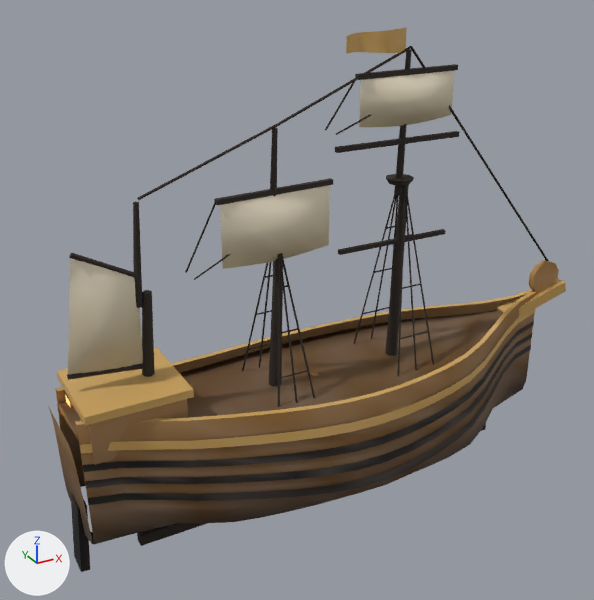
One commit to the glTF model public/pharosville/models/garden-hero-sky.glb: the scene before it, then after it.
Both versions are drawn from a 50 mm camera at (-7.95, -13.29, 10.2) aimed at (-0.46, 0.31, 3.4). The lights are fixed; the arrows at lower left show +X, +Y and +Z. The older version comes first. Where no turn or scale is listed for an object, it has been applied to the vertices. Vertices at exactly the same position are counted once.

Objects in the first picture: 'glow-hull', 'sail-hull', 'spar-hull', 'trim-hull', 'wood-hull'.
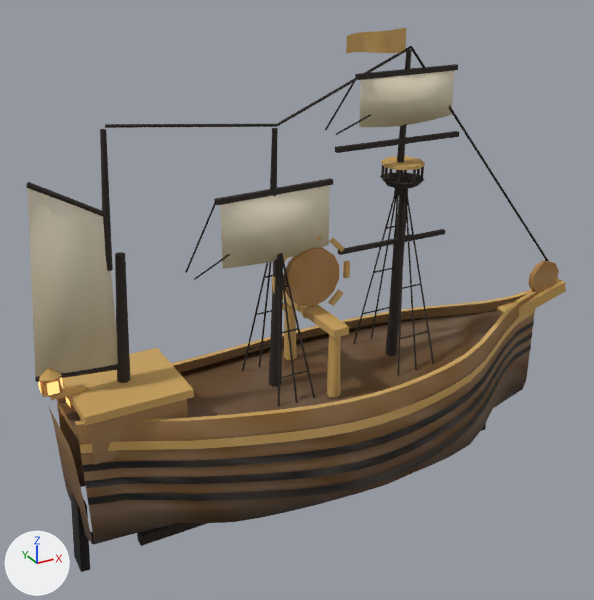
Commit message: feat(fleet): make the titans recognisable without their sails

Where the change shows, as pixel boxes [x1, y1, x2, y2] in the pictures (594 x 600 px; the box of a moved part takes in the faces that stretch with it):
'wood-hull', reshaped
    before: [48, 28, 566, 572]
    after: [39, 28, 566, 572]
'sail-hull', reshaped
    before: [68, 70, 455, 375]
    after: [27, 70, 455, 377]
'spar-hull', reshaped (8% wider)
    before: [67, 46, 549, 407]
    after: [26, 46, 549, 407]
'glow-hull', reshaped
    before: [65, 394, 81, 421]
    after: [38, 377, 81, 421]
part 1 of me_mesh_0, added
    after: [283, 247, 339, 306]
part 2 of me_mesh_0, added
    after: [272, 276, 275, 294]
part 3 of me_mesh_0, added
    after: [50, 383, 86, 400]
part 4 of me_mesh_0, added
    after: [40, 378, 63, 397]
part 5 of me_mesh_0, added
    after: [39, 368, 62, 381]
part 6 of me_mesh_0, added
    after: [381, 156, 425, 170]
part 7 of me_mesh_0, moved or reshaped (mostly hidden before)
    before: [311, 372, 319, 376]
    after: [283, 237, 350, 397]
part 8 of me_mesh_0, recoloured
    after: [287, 307, 340, 397]
part 9 of me_mesh_2, added
    after: [380, 172, 425, 189]
part 10 of me_mesh_2, moved or reshaped
    before: [67, 124, 278, 380]
    after: [26, 124, 278, 383]
part 11 of me_mesh_2, added
    after: [381, 165, 424, 183]
part 12 of me_mesh_3, rebuilt (21% wider, 61% taller)
    before: [68, 258, 143, 375]
    after: [27, 188, 118, 377]
part 13 of me_mesh_4, added
    after: [38, 377, 63, 395]

The change, as a diff of the scene's bpy script:
```diff
--- a/public/pharosville/models/garden-hero-sky.glb.py
+++ b/public/pharosville/models/garden-hero-sky.glb.py
@@ me_mesh_0 @@
-me_mesh_0.from_pydata(...)  # 906 vertices, 1426 faces; spans x -5.58..6.75, y -2.18..2.18, z -1.1..8.66
+me_mesh_0.from_pydata(...)  # 1022 vertices, 1614 faces; spans x -5.8..6.75, y -2.18..2.18, z -1.1..8.66
+# me_mesh_0 part 1: a new loose piece, a 14-sided cylinder along y spanning x -0.9..0.3, y -0.07..0.07, z 3.37..4.61, in mat_hero_wood
+# me_mesh_0 part 2: a new loose piece, a box spanning x -1.17..-1.07, y -0.05..0.05, z 3.82..4.16, in mat_hero_wood
+# me_mesh_0 part 3: a new loose piece, a box spanning x -5.64..-5.02, y -0.07..0.07, z 2.69..2.81, in mat_hero_wood
+# me_mesh_0 part 4: a new loose piece, a 6-sided cut cone along z (radius 0.2 at the low end, 0.16 at the high end) spanning x -5.78..-5.44, y -0.2..0.2, z 2.82..3.16, in mat_hero_wood
+# me_mesh_0 part 5: a new loose piece, a 6-sided cone pointing to +z spanning x -5.8..-5.42, y -0.22..0.22, z 3.15..3.35, in mat_hero_wood
+# me_mesh_0 part 6: a new loose piece, an 8-sided cylinder along z spanning x 1.36..2.24, y -0.44..0.44, z 6.015..6.085, in mat_hero_wood
+# me_mesh_0 part 7: 30 vertices moved from x -1.48..1.08, y -0.75..0.87, z 0.0..1.29 to x -0.42..0.57, y -1.17..1.06, z 1.75..4.16; 18 vertices removed from x -1.48..0.54, y -0.87..0.74, z 0.0..1.79; 46 vertices added at x -1.04..0.57, y -1.17..1.17, z 3.17..4.73
+# me_mesh_0 part 8: 23 kept faces spanning x -0.42..-0.18, y -1.06..1.06, z 1.75..3.25 get new vertex colours; the middle colour goes from orange #cba461 to orange #caa25d
+# other edits to the shape of me_mesh_0 do not show in these pictures
 me_mesh_0.materials.append(mat_hero_wood)
@@ me_mesh_2 @@
-me_mesh_2.from_pydata(...)  # 474 vertices, 788 faces; spans x -5.31..6.42, y -0.94..0.94, z 1.45..8.33
+me_mesh_2.from_pydata(...)  # 572 vertices, 948 faces; spans x -5.86..6.42, y -0.94..0.94, z 1.45..8.33
+# me_mesh_2 part 9: a new loose piece, an 8-sided cut cone along z (radius 0.34 at the low end, 0.46 at the high end) spanning x 1.34..2.26, y -0.46..0.46, z 5.61..5.74, in mat_hero_spar (black #2e2620)
+# me_mesh_2 part 10: 57 vertices moved from x -5.31..-1.04, y -0.14..0.13, z 1.69..7.13 to x -5.86..-1.05, y -0.14..0.13, z 1.69..7.43
+# me_mesh_2 part 11: 80 vertices added at x 1.37..2.23, y -0.44..0.44, z 5.74..6.04
 me_mesh_2.materials.append(mat_hero_spar)
@@ me_mesh_3 @@
-me_mesh_3.from_pydata(...)  # 151 vertices, 212 faces; spans x -5.3..2.97, y -1.02..1.02, z 1.0..7.8
+me_mesh_3.from_pydata(...)  # 143 vertices, 208 faces; spans x -5.85..2.97, y -0.35..0.05, z 3.0..7.8
+# me_mesh_3 part 12: the loose piece of 35 vertices spanning x -5.3..-3.88, y -0.34..0.0, z 2.9..5.3 is rebuilt with 35 vertices and now spans x -5.85..-4.33, y -0.34..0.0, z 3.0..6.6
+# other edits to the shape of me_mesh_3 do not show in these pictures
 me_mesh_3.materials.append(mat_hero_canvas)
@@ me_mesh_4 @@
 # verts and faces of me_mesh_4; kept vertices keep their numbers, new ones are numbered from 8
-me_mesh_4.from_pydata(...)  # 8 vertices, 4 faces; spans x -5.25, y -0.69..0.69, z 1.87..2.33
+me_mesh_4.from_pydata(...)  # 24 vertices, 12 faces; spans x -5.8..-5.25, y -0.69..0.69, z 1.87..3.11
+# me_mesh_4 part 13
+verts[8] = (-5.71, -0.19, 2.87)  # pixel (48, 395)
+verts[9] = (-5.51, -0.19, 2.87)  # pixel (59, 392)
+verts[10] = (-5.51, 0.19, 2.87)
+verts[11] = (-5.71, 0.19, 2.87)
+verts[12] = (-5.42, 0.1, 2.87)
+verts[13] = (-5.42, -0.1, 2.87)  # pixel (63, 389)
+verts[14] = (-5.8, -0.1, 2.87)  # pixel (41, 394)
+verts[15] = (-5.8, 0.1, 2.87)  # pixel (39, 389)
+for new, old in zip([*range(16, 24)], [*range(8, 16)]): verts[new] = verts[old] + (0.0, 0.0, 0.24)
+faces += [(8, 17, 16), (8, 9, 17), (10, 19, 18), (10, 11, 19), (12, 21, 20), (12, 13, 21)]
+faces += [(14, 23, 22), (14, 15, 23)]
 me_mesh_4.materials.append(mat_hero_gallery_glow)
```
